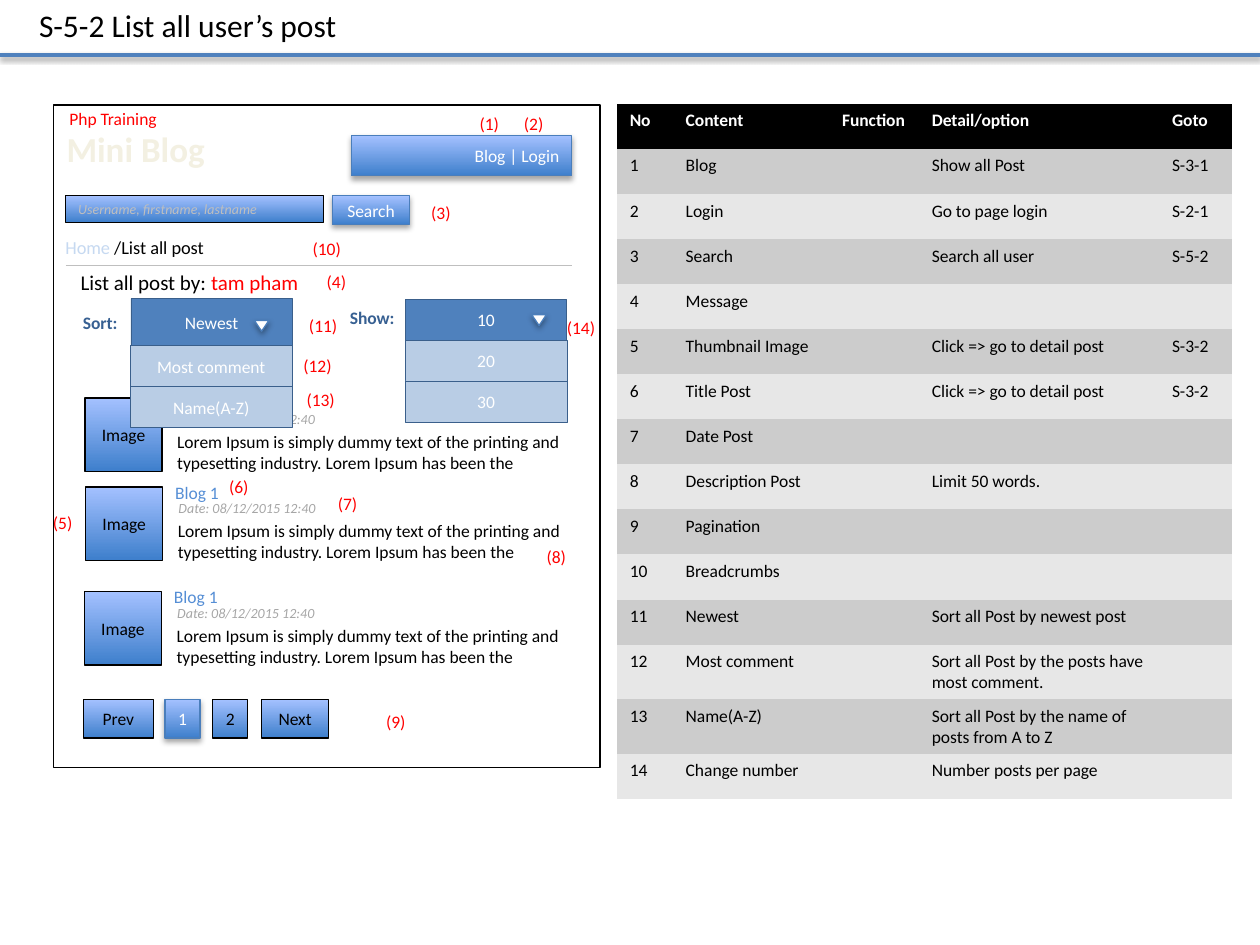
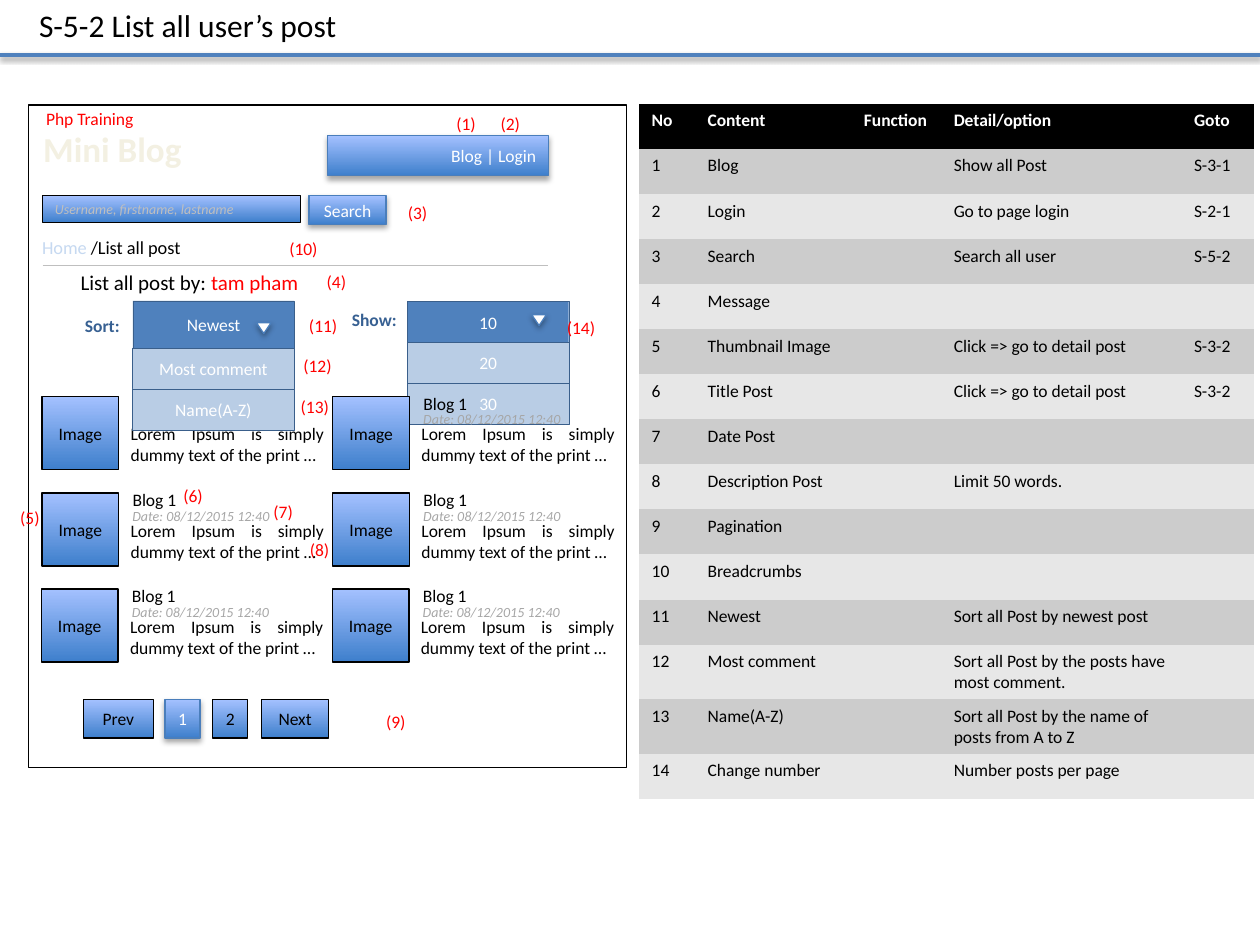
Before and after one commit to truong-vu-mulodo/mini-blog, a slide deck: slide 9 of php/tam-v.anh/doc/detail_design/frontend/wireframe/MiniBlog_Wireframe_Ver_0.1.0.pptx. Drawn at 1260x945 pixels with LibreOffice and Linux fonts; fonts in the diff are those of the drawing. Boxes give left, top, right and bottom in pixels: in the first picture for what was removed or moved away, otherwise in the second. Text is boxed around its words. In the diff, an @@ line names an element or a change of style, - is before the commit and + after.

Commit message:
change layout to 2 columns

```diff
--- a/php/tam-v.anh/doc/detail_design/frontend/wireframe/MiniBlog_Wireframe_Ver_0.1.0.pptx
+++ b/php/tam-v.anh/doc/detail_design/frontend/wireframe/MiniBlog_Wireframe_Ver_0.1.0.pptx
@@ rectangle: place and size @@
-rectangle at <box>53,105,600,767</box>
+rectangle at <box>29,105,627,767</box>
@@ table: place and size @@
-table at <box>617,105,1231,800</box>
+table at <box>639,105,1252,800</box>
@@ text "(3)": place and size @@
-text "(3)" at <box>431,206,450,222</box>
+text "(3)" at <box>408,206,427,222</box>
@@ 5 texts, 3 rectangles, 1 line: place and size @@
-5 texts, 3 rectangles, 1 line at <box>65,113,572,265</box>
+5 texts, 3 rectangles, 1 line at <box>42,113,548,265</box>
@@ text "(13)": place and size @@
-text "(13)" at <box>307,393,335,409</box>
+text "(13)" at <box>301,400,329,416</box>
@@ rectangle added at <box>333,397,410,470</box>, fill gradient #3F80CE to #A4C4FF, outline #000000 0.75 pt, 10 pt, text #000000 @@
+Image
@@ text added at <box>423,398,467,413</box>, 10 pt, text #000000 @@
+Blog 1
@@ text added at <box>423,412,560,428</box>, 8 pt, text #A6A6A6, italic @@
+Date: 08/12/2015 12:40
@@ text at <box>131,426,324,464</box>: text changed @@
-Lorem Ipsum is simply dummy text of the printing and typesetting industry. Lorem Ipsum has been the
+Lorem Ipsum is simply dummy text of the print …
@@ text added at <box>421,428,615,464</box>, 10 pt, text #000000 @@
+Lorem Ipsum is simply dummy text of the print …
@@ text "(6)": place and size @@
-text "(6)" at <box>229,480,248,496</box>
+text "(6)" at <box>183,489,202,504</box>
@@ text "(5)": place and size @@
-text "(5)" at <box>53,515,72,534</box>
+text "(5)" at <box>20,510,39,529</box>
@@ rectangle "Image": place and size @@
-rectangle "Image" at <box>86,488,163,561</box>
+rectangle "Image" at <box>42,493,118,566</box>
@@ text "Blog 1": place and size @@
-text "Blog 1" at <box>175,487,219,502</box>
+text "Blog 1" at <box>133,494,176,509</box>
@@ text "Blog 1" at <box>133,494,176,509</box>: text colour #558ED5 to #000000 @@
@@ text "Date: 08/12/2015 12:40": place and size @@
-text "Date: 08/12/2015 12:40" at <box>178,501,315,514</box>
+text "Date: 08/12/2015 12:40" at <box>132,511,269,522</box>
@@ text "(7)": place and size @@
-text "(7)" at <box>338,497,357,513</box>
+text "(7)" at <box>273,505,292,520</box>
@@ rectangle added at <box>333,493,410,566</box>, fill gradient #3F80CE to #A4C4FF, outline #000000 0.75 pt, 10 pt, text #000000 @@
+Image
@@ text added at <box>423,494,467,509</box>, 10 pt, text #000000 @@
+Blog 1
@@ text added at <box>131,525,324,561</box>, 10 pt, text #000000 @@
+Lorem Ipsum is simply dummy text of the print …
@@ text "(8)": place and size @@
-text "(8)" at <box>547,550,566,566</box>
+text "(8)" at <box>310,543,329,559</box>
@@ text at <box>421,525,615,561</box>: text changed @@
-Lorem Ipsum is simply dummy text of the printing and typesetting industry. Lorem Ipsum has been the
+Lorem Ipsum is simply dummy text of the print …
@@ text added at <box>423,511,560,521</box>, 8 pt, text #A6A6A6, italic @@
+Date: 08/12/2015 12:40
@@ rectangle "Image": place and size @@
-rectangle "Image" at <box>84,592,161,665</box>
+rectangle "Image" at <box>42,588,118,662</box>
@@ 3 texts, 1 rectangle: place and size @@
-3 texts, 1 rectangle at <box>86,398,315,618</box>
+3 texts, 1 rectangle at <box>42,393,269,618</box>
@@ text "Blog 1": place and size @@
-text "Blog 1" at <box>174,591,218,606</box>
+text "Blog 1" at <box>132,590,176,605</box>
@@ text "Blog 1" at <box>132,590,176,605</box>: text colour #558ED5 to #000000 @@
@@ rectangle added at <box>333,588,410,662</box>, fill gradient #3F80CE to #A4C4FF, outline #000000 0.75 pt, 10 pt, text #000000 @@
+Image
@@ text added at <box>423,590,467,605</box>, 10 pt, text #000000 @@
+Blog 1
@@ text added at <box>130,621,323,657</box>, 10 pt, text #000000 @@
+Lorem Ipsum is simply dummy text of the print …
@@ text at <box>421,621,614,657</box>: text changed @@
-Lorem Ipsum is simply dummy text of the printing and typesetting industry. Lorem Ipsum has been the
+Lorem Ipsum is simply dummy text of the print …
@@ text added at <box>423,607,560,618</box>, 8 pt, text #A6A6A6, italic @@
+Date: 08/12/2015 12:40
```
Also in this commit, not shown: 3 other slides changed.
